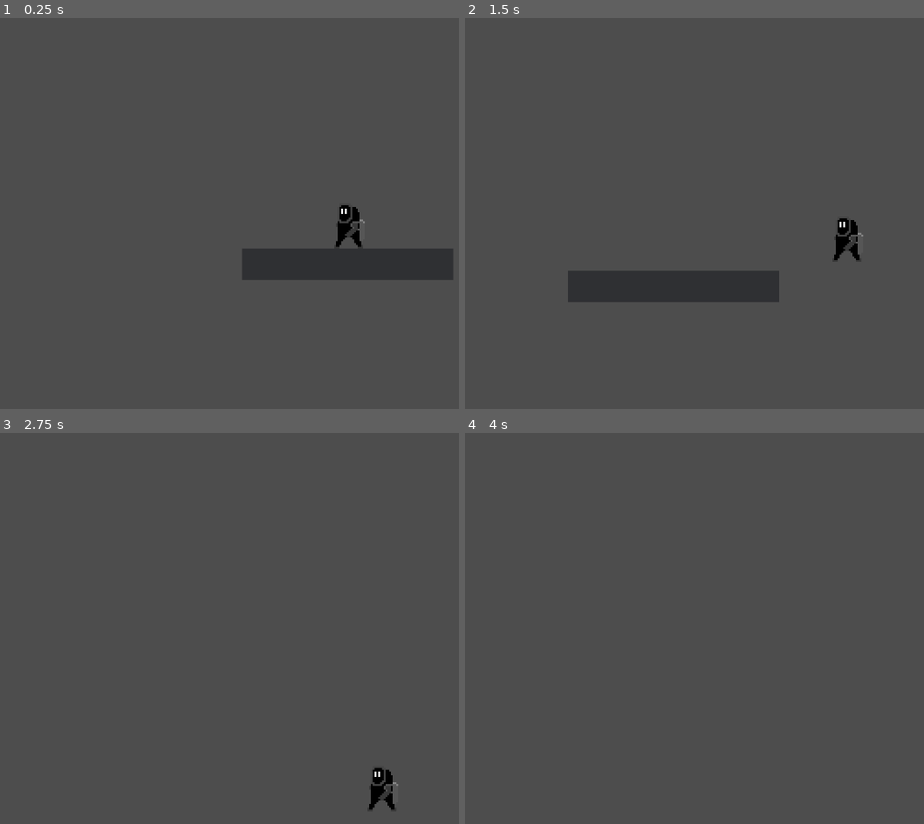
Above: before the commit, frames 1-4 (two rows, left to right).
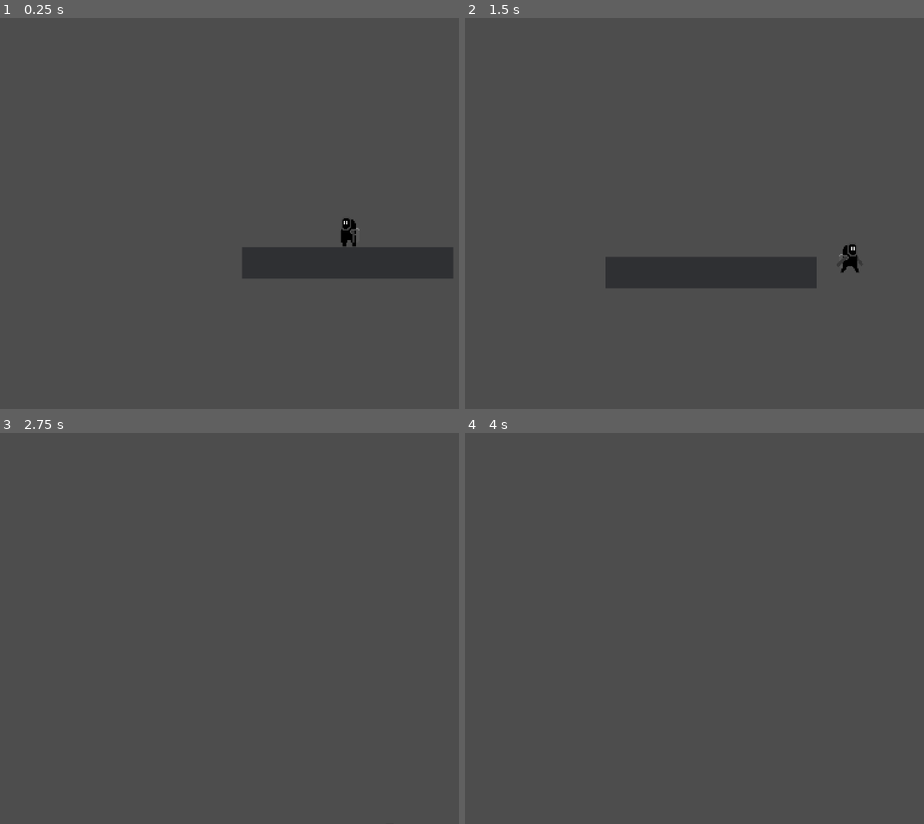
Above: after the commit, the same moments.

Repository: Mikey-Mikey/Untitled-Stealth-Game
Game: Godot game, scene res://world.tscn
The game is run twice, just before and just after one commit, with the same random seed, the same clock (stepped at 60 frames per second) and the same inputs.
Inputs:
- Up to frame 1 (0.25 s): no input
- Up to frame 2 (1.5 s): hold D (move_right) from 0.53 s (still down); tap W (jump) at 0.6, 0.77, 1.07, 1.35 s
- Up to frame 3 (2.75 s): tap W (jump) at 1.52, 1.82, 2.1 s; release D (move_right) at 2.03 s; hold A (move_left) from 2.03 s (still down)
- Up to frame 4 (4 s): release A (move_left) at 2.78 s; hold D (move_right) from 2.78 s (still down); tap W (jump) at 2.85, 3.02, 3.32, 3.6, 3.77 s; tap Enter at 3.5 s

The runs differ from the first frame. In frame 1, 0.5% of the frame differs, in the area x 52-99%, y 47-68%; in frame 2, 4.2%, in the area x 22-87%, y 51-73%; in frame 3, 0.3%; in frame 4, nothing differs.

Commit message:
Added player movement and animations

Diff:
--- a/Scenes/player.tscn
+++ b/Scenes/player.tscn
@@ -6,7 +6,7 @@
 [ext_resource type="Texture2D" uid="uid://4s566upc6the" path="res://Textures/Heister3.png" id="4_jhvwe"]
 
 [sub_resource type="RectangleShape2D" id="RectangleShape2D_pjbm3"]
-size = Vector2(36, 75)
+size = Vector2(24, 50)
 
 [sub_resource type="SpriteFrames" id="SpriteFrames_nkxui"]
 animations = [{
@@ -17,6 +17,14 @@
 "loop": true,
 "name": &"idle",
 "speed": 6.0
+}, {
+"frames": [{
+"duration": 1.0,
+"texture": ExtResource("4_jhvwe")
+}],
+"loop": true,
+"name": &"jump",
+"speed": 5.0
 }, {
 "frames": [{
 "duration": 1.0,
@@ -36,20 +44,20 @@
 "speed": 6.0
 }]
 
-[node name="Player" type="CharacterBody2D"]
+[node name="Player" type="CharacterBody2D" node_paths=PackedStringArray("player_sprite")]
 script = ExtResource("1_dduwg")
+player_sprite = NodePath("AnimatedSprite2D")
 
 [node name="CollisionShape2D" type="CollisionShape2D" parent="."]
-position = Vector2(0, -38)
+position = Vector2(0, -25)
 shape = SubResource("RectangleShape2D_pjbm3")
 
 [node name="AnimatedSprite2D" type="AnimatedSprite2D" parent="."]
 texture_filter = 1
-position = Vector2(0, -48)
-scale = Vector2(3, 3)
+scale = Vector2(2, 2)
 sprite_frames = SubResource("SpriteFrames_nkxui")
-animation = &"run"
-frame_progress = 0.426377
+animation = &"jump"
+offset = Vector2(0, -16)
 
 [node name="Camera2D" type="Camera2D" parent="."]
 position = Vector2(0, -37)
--- a/Scripts/player.gd
+++ b/Scripts/player.gd
@@ -1,18 +1,27 @@
 extends CharacterBody2D
 
-@export var player_speed : float = 300; # Speed in pixels per second
-@export var gravity : float = 980; # Gravity in pixels per second squared
+@export var player_speed : float = 300 # Speed in pixels per second
+@export var gravity : float = 1200 # Gravity in pixels per second squared
+@export var player_sprite : AnimatedSprite2D = null
 
 func _physics_process (delta: float):
 
     var movement_x = Input.get_axis("move_left", "move_right")
+    if movement_x != 0:
+        player_sprite.play("run")
+        player_sprite.speed_scale = abs(velocity.x * 0.006)
+        player_sprite.flip_h = movement_x > 0
+    elif is_on_floor():
+        player_sprite.play("idle")
 
     # Super basic :skull:, definetly will add more depth. Dash maybe?
 
     if not is_on_floor():
+        player_sprite.play("jump")
         velocity.y += gravity * delta
+        velocity.x += movement_x * player_speed * delta
     else:
-        velocity.x = movement_x * player_speed
+        velocity.x += (movement_x * player_speed - velocity.x) * 0.1
         if Input.is_action_just_pressed("jump"):
             velocity.y = -sqrt(2 * gravity * 100)
 
